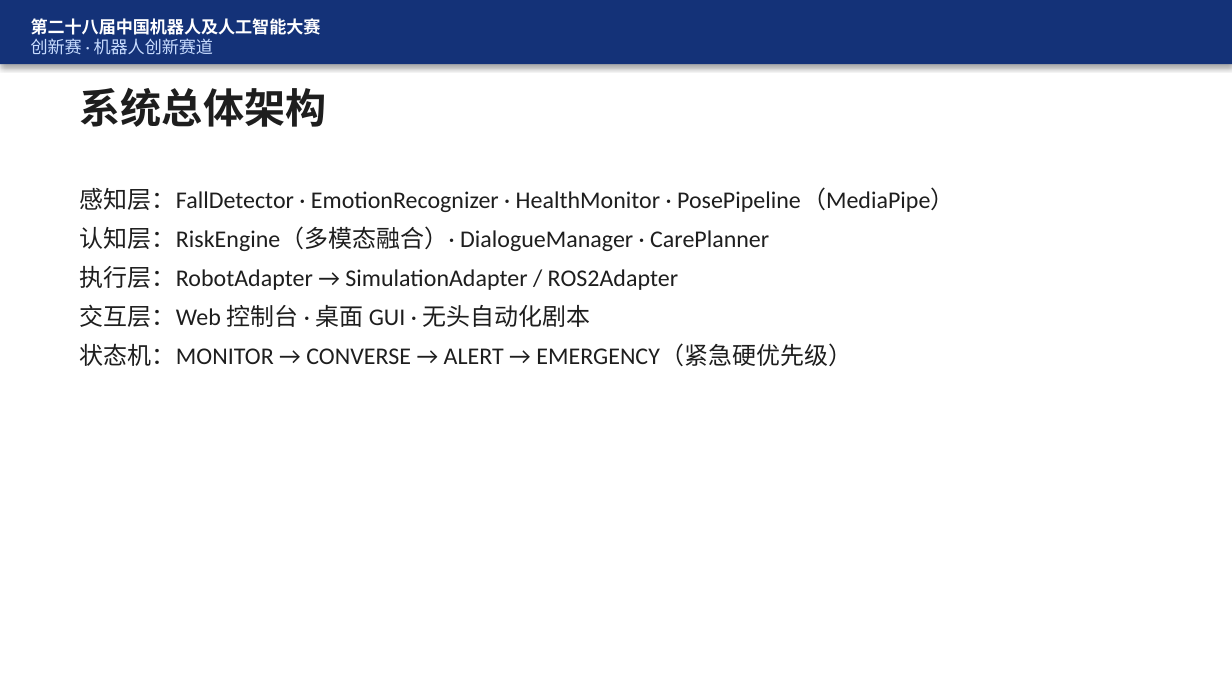
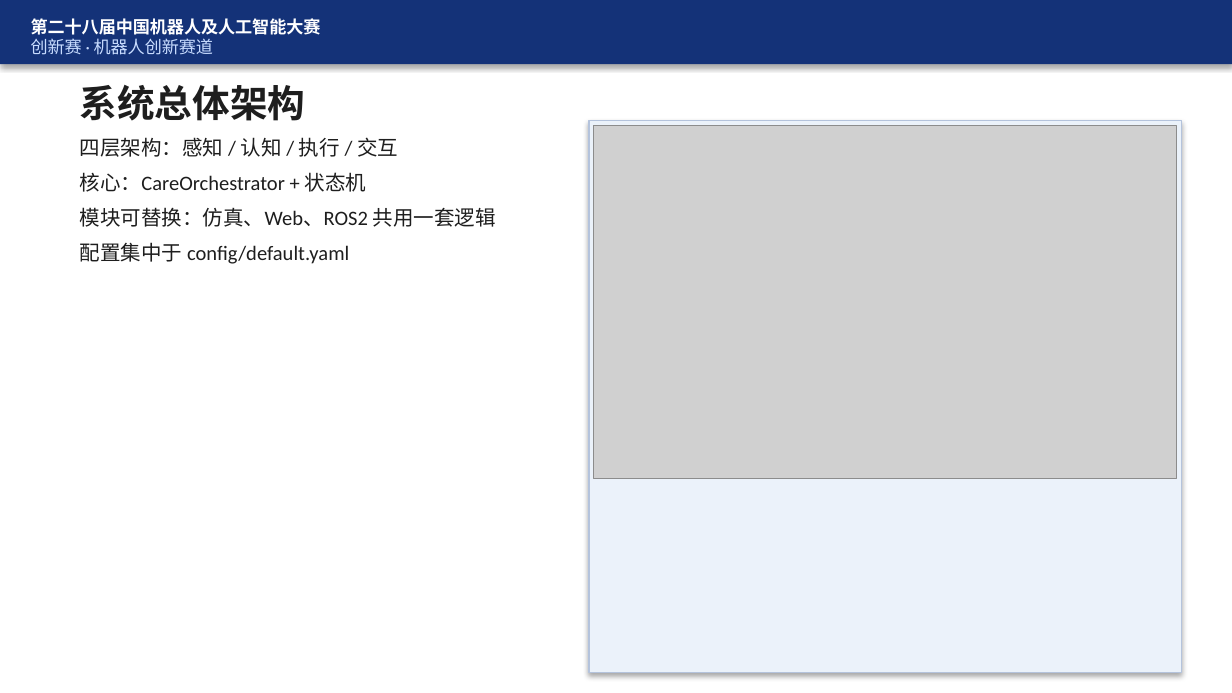
Before and after one commit to FBB123571/ElderCare-Humanoid-Platform, a slide deck: slide 9 of docs/答辩_CareCompanion.pptx (slide 8 before the commit). Drawn at 1232x693 pixels with LibreOffice and Linux fonts; fonts in the diff are those of the drawing; grey boxes stand for pictures. Boxes give left, top, right and bottom in pixels: in the first picture for what was removed or moved away, otherwise in the second. Text is boxed around its words. In the diff, an @@ line names an element or a change of style, - is before the commit and + after.

```diff
--- a/docs/答辩_CareCompanion.pptx
+++ b/docs/答辩_CareCompanion.pptx
@@ text "系统总体架构" at box(80, 85, 305, 121): size 24 to 22 pt @@
@@ text at box(80, 137, 496, 264): text changed; size 14 to 12 pt @@
-感知层：FallDetector · EmotionRecognizer · HealthMonitor · PosePipeline（MediaPipe）
-认知层：RiskEngine（多模态融合）· DialogueManager · CarePlanner
-执行层：RobotAdapter → SimulationAdapter / ROS2Adapter
-交互层：Web 控制台 · 桌面 GUI · 无头自动化剧本
-状态机：MONITOR → CONVERSE → ALERT → EMERGENCY（紧急硬优先级）
+四层架构：感知 / 认知 / 执行 / 交互
+核心：CareOrchestrator + 状态机
+模块可替换：仿真、Web、ROS2 共用一套逻辑
+配置集中于 config/default.yaml
@@ rectangle added at box(589, 121, 1181, 673), fill #EBF2FA, outline #B4C3DC 0.75 pt @@
@@ picture added at box(594, 126, 1177, 479) @@
```
Also in this commit, not shown: 20 other slides changed, 4 slides added, 2 slides removed, 16 other files.
